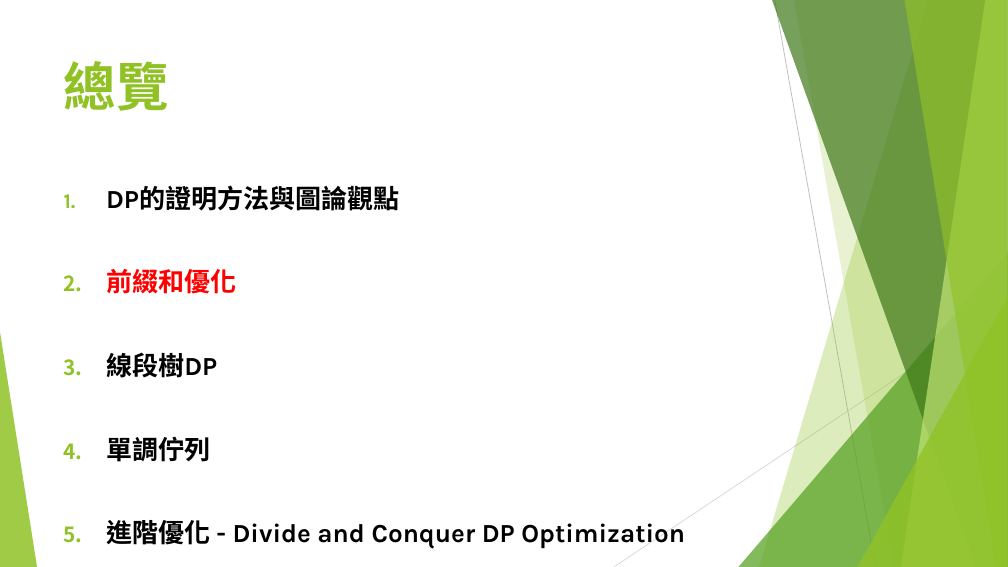
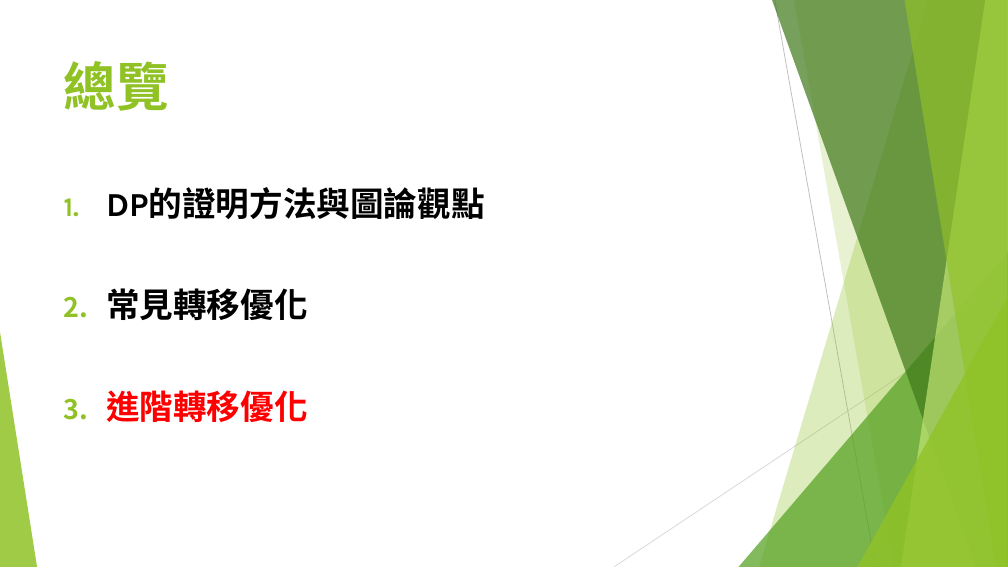
Before and after one commit to S920105123/DP2, a slide deck: slide 53 of presentation/進階動態規劃.pptx (slide 32 before the commit). Drawn at 1008x567 pixels with LibreOffice and Linux fonts; fonts in the diff are those of the drawing. Boxes give left, top, right and bottom in pixels: in the first picture for what was removed or moved away, otherwise in the second. Text is boxed around its words. In the diff, an @@ line names an element or a change of style, - is before the commit and + after.

```diff
--- a/presentation/進階動態規劃.pptx
+++ b/presentation/進階動態規劃.pptx
@@ text at (x1=106, y1=187, x2=485, y2=219): size 24.8 to 32 pt in "DP的證明方法與圖論觀點" @@
@@ text at (x1=106, y1=288, x2=308, y2=422): text changed; size 24.8 to 32 pt @@
-2. 前綴和優化
-3. 線段樹DP
-4. 單調佇列
-5. 進階優化 - Divide and Conquer DP Optimization
+2. 常見轉移優化
+3. 進階轉移優化
```
Also in this commit, not shown: 23 other slides changed, 23 slides added.
